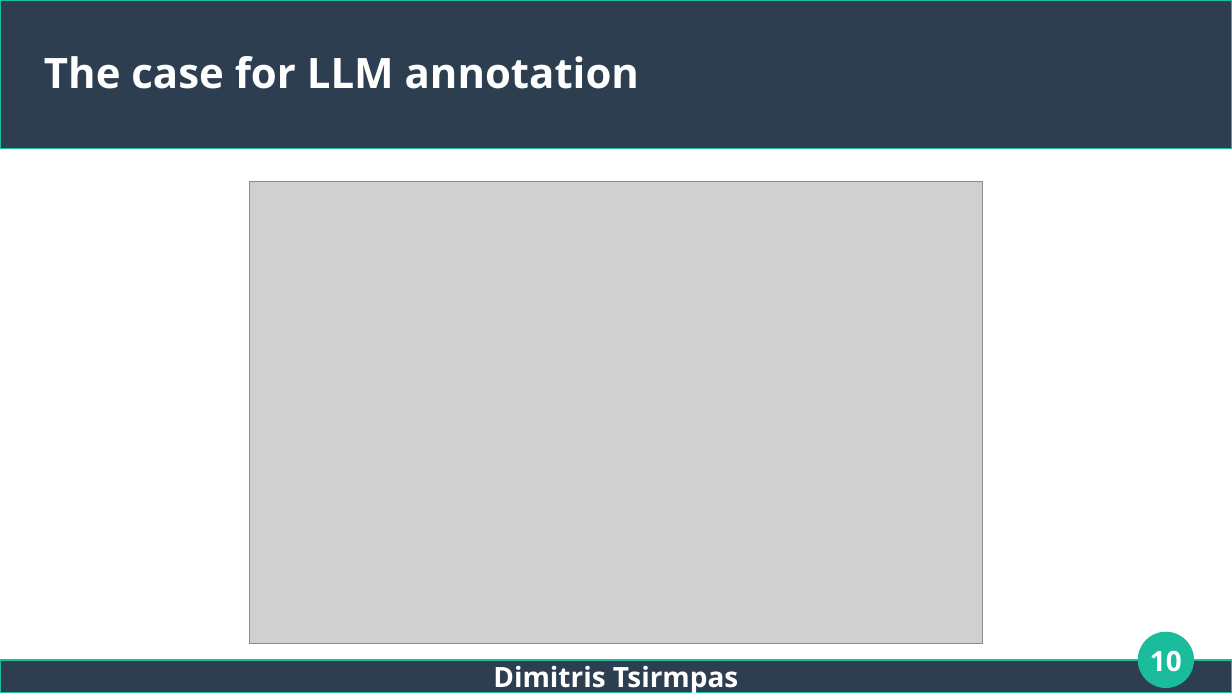
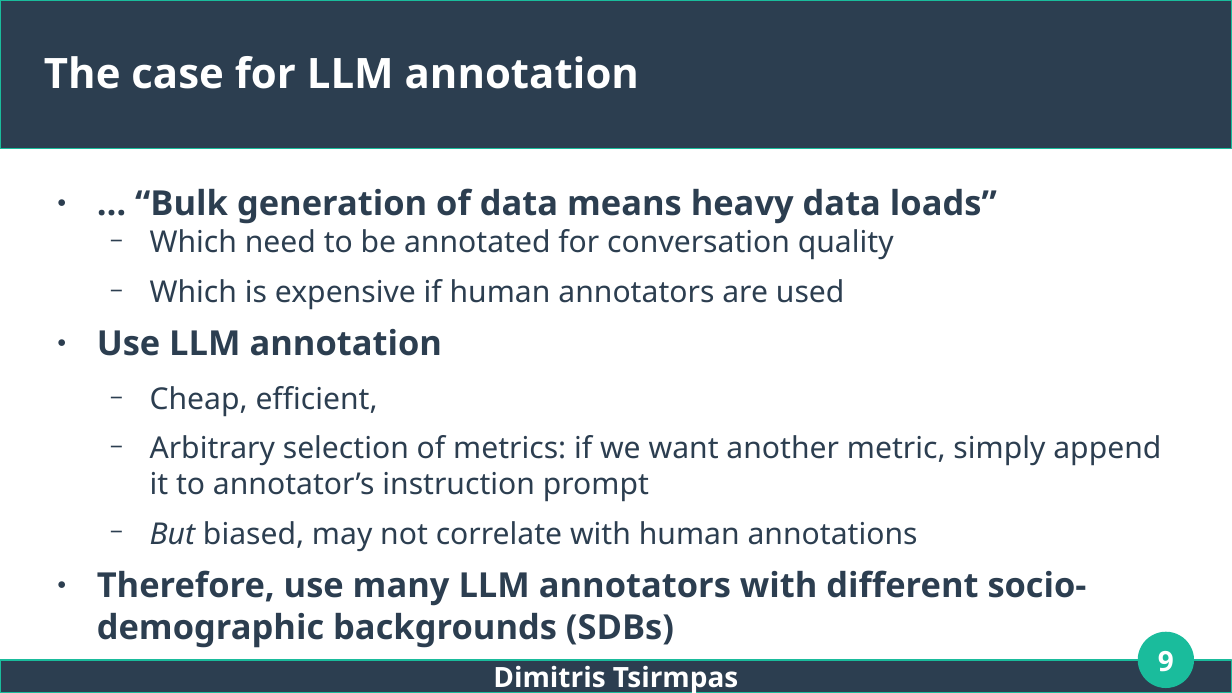
Before and after one commit to dimits-ts/llm_moderation_research, a slide deck: slide 9 of presentations/thesis.odp (slide 10 before the commit). Drawn at 1232x693 pixels with LibreOffice and Linux fonts; fonts in the diff are those of the drawing; grey boxes stand for pictures. Boxes give left, top, right and bottom in pixels: in the first picture for what was removed or moved away, otherwise in the second. Text is boxed around its words. In the diff, an @@ line names an element or a change of style, - is before the commit and + after.

```diff
--- a/presentations/thesis.odp
+++ b/presentations/thesis.odp
@@ text added at [97, 188, 1161, 648], 19.4 pt, text #2C3E50 @@
+● … “Bulk generation of data means heavy data loads”
+  − Which need to be annotated for conversation quality
+  − Which is expensive if human annotators are used
+● Use LLM annotation
+  − Cheap, efficient,
+  − Arbitrary selection of metrics: if we want another metric, simply append it to annotator’s instruction prompt
+  − But biased, may not correlate with human annotations
+● Therefore, use many LLM annotators with different socio-demographic backgrounds (SDBs)
@@ picture removed at [249, 181, 983, 643] @@
@@ page number at [1158, 651, 1174, 672]: text changed @@
-10
+9
```
Also in this commit, not shown: 6 other slides changed, 2 slides removed.
